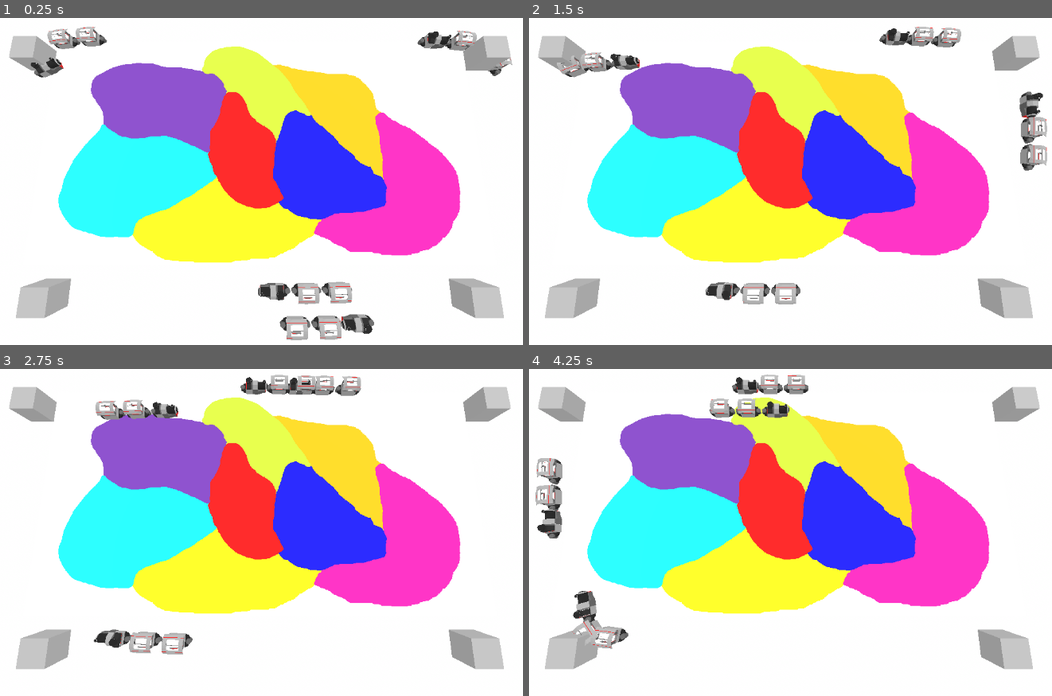
Above: before the commit, frames 1-4 (two rows, left to right).
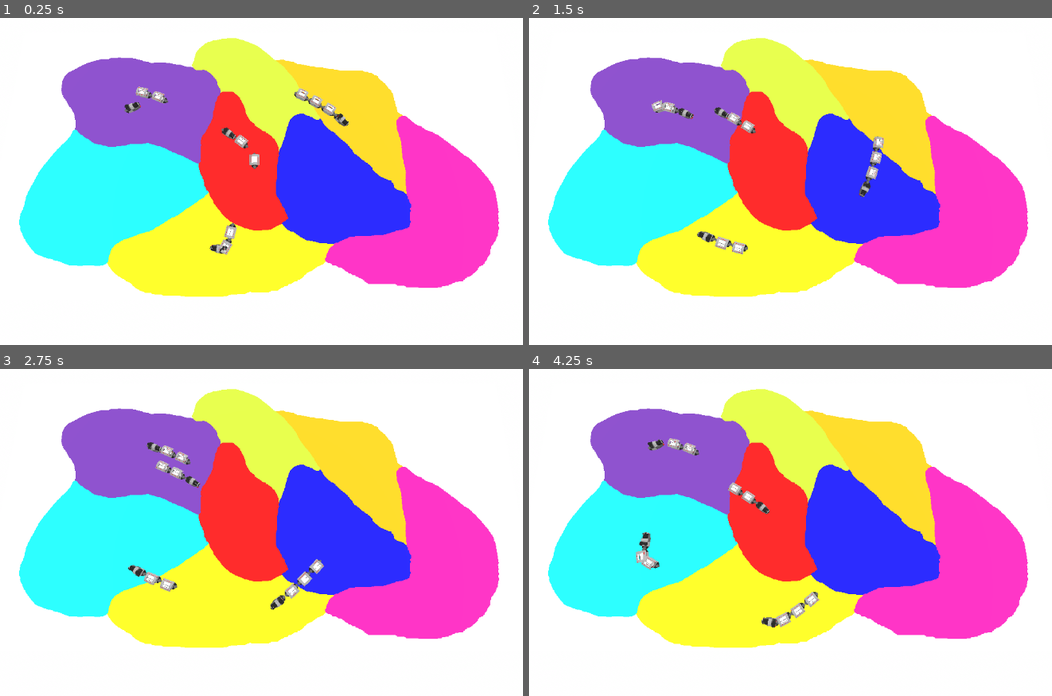
Above: after the commit, the same moments.

Repository: squirrelsoftcompany/LD54
Game: Godot game, scene res://_scenes/main.tscn
Same seed, same stepped clock (60 frames per second), same inputs: the game is played once before the commit and once after it.
Inputs (mouse positions are in pixels of both pictures, inside the frame that each line leads up to):
- Up to frame 1 (0.25 s): no input
- Up to frame 2 (1.5 s): move the mouse to (926, 148) at 0.52 s; move the mouse to (659, 184) at 1.27 s
- Up to frame 3 (2.75 s): move the mouse to (324, 440) at 2.02 s
- Up to frame 4 (4.25 s): move the mouse to (759, 588) at 2.77 s; move the mouse to (978, 571) at 3.52 s

The runs differ from the first frame. In frame 1, 30% of the frame differs, in the area x 1-99%, y 2-99%; in frame 2, 29%; in frame 3, 29%; in frame 4, 29%.

Commit message:
2 railways

Diff:
--- a/_scenes/main.tscn
+++ b/_scenes/main.tscn
@@ -19,11 +19,16 @@
 sky = SubResource("Sky_c5wym")
 sdfgi_enabled = true
 
-[sub_resource type="BoxMesh" id="BoxMesh_72xdt"]
-
 [sub_resource type="Curve3D" id="Curve3D_fn3ir"]
 _data = {
-"points": PackedVector3Array(-11.7367, -2.45457, 9.10918, 11.737, 0, -9.109, -100, 0, -40, -5.569, 0, -5.413, 5.569, 0, 5.413, 100, 0, -40, 8.837, 0, -6.356, -8.837, 0, 6.356, 80, 0, 60, 10.69, 0, 6.857, -10.69, 0, -6.857, -80, 0, 60, -0.08, 0, 0.495, 0.0800018, 0.136276, -0.494934, -100, 0, -40),
+"points": PackedVector3Array(-11.7367, -2.45457, 9.10918, 11.737, 0, -9.109, -100, 0, -40, -0.367, 0, -7.787, 0.367, 0, 7.787, -9.952, 0, 4.11, 14.933, 0, -0.054, -14.933, 0, 0.054, -24.589, 0, 73.06, 3.865, 0, 9.486, -3.865, 0, -9.486, -107.09, 0, 40.259, -0.08, 0, 0.495, 0.0800018, 0.136276, -0.494934, -100, 0, -40),
+"tilts": PackedFloat32Array(0, 0, 0, 0, 0)
+}
+point_count = 5
+
+[sub_resource type="Curve3D" id="Curve3D_hpey0"]
+_data = {
+"points": PackedVector3Array(-14.2494, -0.299683, 12.4061, 14.249, 0, -12.406, -108.508, 0, -51.89, -23.237, 0, -3.04, 23.237, 0, 3.04, -5.015, 0, -64.178, -5.419, 0, -12.97, 5.419, 0, 12.97, 70.05, 0, -23.286, 7.206, 0, -9.499, -7.206, 0, 9.499, 55.552, 0, 34.786, 17.037, 0, 3.407, -17.0371, 0.615982, -3.40698, -13.156, 0, 86.928),
 "tilts": PackedFloat32Array(0, 0, 0, 0, 0)
 }
 point_count = 5
@@ -38,87 +43,95 @@
 environment = SubResource("Environment_fspfq")
 
 [node name="MainCamera" parent="." instance=ExtResource("1_71qib")]
-transform = Transform3D(1, 0, 0, 0, 0.163759, 0.9865, 0, -0.9865, 0.163759, 0, 98.65, 26.3759)
+transform = Transform3D(1, 0, 0, 0, 0.163758, 0.986501, 0, -0.986501, 0.163758, 0, 167.705, 37.839)
 direction = Vector3(0, 1, 0.166)
 hotspot = Vector3(0, 0, 10)
-distance = 100.0
+distance = 170.0
 
 [node name="Map" parent="." instance=ExtResource("2_thhpo")]
+transform = Transform3D(380, 0, 0, 0, 1, 0, 0, 0, 200, 0, 0, 0)
 
-[node name="MeshInstance3D2" type="MeshInstance3D" parent="."]
-transform = Transform3D(10, 0, 0, 0, 10, 0, 0, 0, 10, -100, 5, -40)
-mesh = SubResource("BoxMesh_72xdt")
-
-[node name="MeshInstance3D3" type="MeshInstance3D" parent="."]
-transform = Transform3D(10, 0, 0, 0, 10, 0, 0, 0, 10, -80, 5, 60)
-mesh = SubResource("BoxMesh_72xdt")
-
-[node name="MeshInstance3D4" type="MeshInstance3D" parent="."]
-transform = Transform3D(10, 0, 0, 0, 10, 0, 0, 0, 10, 80, 5, 60)
-mesh = SubResource("BoxMesh_72xdt")
-
-[node name="MeshInstance3D5" type="MeshInstance3D" parent="."]
-transform = Transform3D(10, 0, 0, 0, 10, 0, 0, 0, 10, 100, 5, -40)
-mesh = SubResource("BoxMesh_72xdt")
-
-[node name="Path3D" type="Path3D" parent="."]
+[node name="Ralways1" type="Path3D" parent="."]
 curve = SubResource("Curve3D_fn3ir")
 
-[node name="Train" parent="Path3D" instance=ExtResource("1_4b0xy")]
+[node name="Train" parent="Ralways1" instance=ExtResource("1_4b0xy")]
 transform = Transform3D(0.613111, 0, -0.789997, 0, 1, 0, 0.789997, 0, 0.613111, -100, 0, -40)
 ping_pong = true
 
-[node name="Wagon" parent="Path3D" node_paths=PackedStringArray("train") instance=ExtResource("2_l3b7c")]
+[node name="Wagon" parent="Ralways1" node_paths=PackedStringArray("train") instance=ExtResource("2_l3b7c")]
 transform = Transform3D(0.613111, 0, -0.789997, 0, 1, 0, 0.789997, 0, 0.613111, -100, 0, -40)
 train = NodePath("../Train")
 
-[node name="Wagon2" parent="Path3D" node_paths=PackedStringArray("train") instance=ExtResource("2_l3b7c")]
+[node name="Wagon2" parent="Ralways1" node_paths=PackedStringArray("train") instance=ExtResource("2_l3b7c")]
 transform = Transform3D(0.613111, 0, -0.789997, 0, 1, 0, 0.789997, 0, 0.613111, -100, 0, -40)
 train = NodePath("../Train")
 offset = 24.0
 
-[node name="Train2" parent="Path3D" instance=ExtResource("1_4b0xy")]
-transform = Transform3D(-0.0867926, 0, -0.996226, 0, 1, 0, 0.996226, 0, -0.0867926, 85.5285, 0, -42.3882)
-progress = 186.107
+[node name="Train2" parent="Ralways1" instance=ExtResource("1_4b0xy")]
+transform = Transform3D(-0.573465, 0, -0.81923, 0, 1, 0, 0.81923, 0, -0.573465, -21.6976, 0, -6.77194)
+progress = 86.8448
 ping_pong = true
 backward = true
 
-[node name="Wagon3" parent="Path3D" node_paths=PackedStringArray("train") instance=ExtResource("2_l3b7c")]
+[node name="Wagon3" parent="Ralways1" node_paths=PackedStringArray("train") instance=ExtResource("2_l3b7c")]
 transform = Transform3D(0.613111, 0, -0.789997, 0, 1, 0, 0.789997, 0, 0.613111, -100, 0, -40)
 train = NodePath("../Train2")
 
-[node name="Wagon4" parent="Path3D" node_paths=PackedStringArray("train") instance=ExtResource("2_l3b7c")]
+[node name="Wagon4" parent="Ralways1" node_paths=PackedStringArray("train") instance=ExtResource("2_l3b7c")]
 transform = Transform3D(0.613111, 0, -0.789997, 0, 1, 0, 0.789997, 0, 0.613111, -100, 0, -40)
 train = NodePath("../Train2")
 offset = 24.0
 
-[node name="Train3" parent="Path3D" instance=ExtResource("1_4b0xy")]
-transform = Transform3D(-0.010847, 0, 0.999941, 0, 1, 0, -0.999941, 0, -0.010847, 12.3339, 0, 64.8823)
-progress = 372.214
-speed = 25.0
+[node name="Train3" parent="Ralways1" instance=ExtResource("1_4b0xy")]
+transform = Transform3D(-0.512923, 0, 0.858435, 0, 1, 0, -0.858435, 0, -0.512923, -21.7673, 0, 72.2518)
+progress = 173.69
 
-[node name="Wagon5" parent="Path3D" node_paths=PackedStringArray("train") instance=ExtResource("2_l3b7c")]
+[node name="Wagon5" parent="Ralways1" node_paths=PackedStringArray("train") instance=ExtResource("2_l3b7c")]
 transform = Transform3D(0.613111, 0, -0.789997, 0, 1, 0, 0.789997, 0, 0.613111, -100, 0, -40)
 train = NodePath("../Train3")
 
-[node name="Wagon6" parent="Path3D" node_paths=PackedStringArray("train") instance=ExtResource("2_l3b7c")]
+[node name="Wagon6" parent="Ralways1" node_paths=PackedStringArray("train") instance=ExtResource("2_l3b7c")]
 transform = Transform3D(0.613111, 0, -0.789997, 0, 1, 0, 0.789997, 0, 0.613111, -100, 0, -40)
 train = NodePath("../Train3")
 offset = 24.0
 
-[node name="Train4" parent="Path3D" instance=ExtResource("1_4b0xy")]
-transform = Transform3D(-0.010847, 0, 0.999941, 0, 1, 0, -0.999941, 0, -0.010847, 12.3339, 0, 64.8823)
-progress = 372.214
-speed = 100.0
+[node name="Train4" parent="Ralways1" instance=ExtResource("1_4b0xy")]
+transform = Transform3D(0.581327, 0, 0.81367, 0, 1, 0, -0.81367, 0, 0.581327, -102.898, 0, 44.5016)
+visible = false
+progress = 260.534
+speed = 40.0
 zero_to_max_time = 0.0
 pause_at_end = 0.0
 backward = true
 
-[node name="Wagon7" parent="Path3D" node_paths=PackedStringArray("train") instance=ExtResource("2_l3b7c")]
+[node name="Wagon7" parent="Ralways1" node_paths=PackedStringArray("train") instance=ExtResource("2_l3b7c")]
 transform = Transform3D(0.613111, 0, -0.789997, 0, 1, 0, 0.789997, 0, 0.613111, -100, 0, -40)
 train = NodePath("../Train4")
 
-[node name="Wagon8" parent="Path3D" node_paths=PackedStringArray("train") instance=ExtResource("2_l3b7c")]
+[node name="Wagon8" parent="Ralways1" node_paths=PackedStringArray("train") instance=ExtResource("2_l3b7c")]
 transform = Transform3D(0.613111, 0, -0.789997, 0, 1, 0, 0.789997, 0, 0.613111, -100, 0, -40)
 train = NodePath("../Train4")
 offset = 24.0
+
+[node name="Ralways2" type="Path3D" parent="."]
+curve = SubResource("Curve3D_hpey0")
+
+[node name="Train" parent="Ralways2" instance=ExtResource("1_4b0xy")]
+transform = Transform3D(-0.565823, 0, -0.824527, 0, 1, 0, 0.824527, 0, -0.565823, 54.5763, 0, -38.1411)
+progress = 171.023
+speed = 50.0
+ping_pong = true
+
+[node name="Wagon" parent="Ralways2" node_paths=PackedStringArray("train") instance=ExtResource("2_l3b7c")]
+transform = Transform3D(0.613111, 0, -0.789997, 0, 1, 0, 0.789997, 0, 0.613111, -100, 0, -40)
+train = NodePath("../Train")
+
+[node name="Wagon2" parent="Ralways2" node_paths=PackedStringArray("train") instance=ExtResource("2_l3b7c")]
+transform = Transform3D(0.613111, 0, -0.789997, 0, 1, 0, 0.789997, 0, 0.613111, -100, 0, -40)
+train = NodePath("../Train")
+offset = 24.0
+
+[node name="Wagon3" parent="Ralways2" node_paths=PackedStringArray("train") instance=ExtResource("2_l3b7c")]
+transform = Transform3D(0.656648, 0, -0.754198, 0, 1, 0, 0.754198, 0, 0.656648, -108.508, 0, -51.89)
+train = NodePath("../Train")
+offset = 36.0
